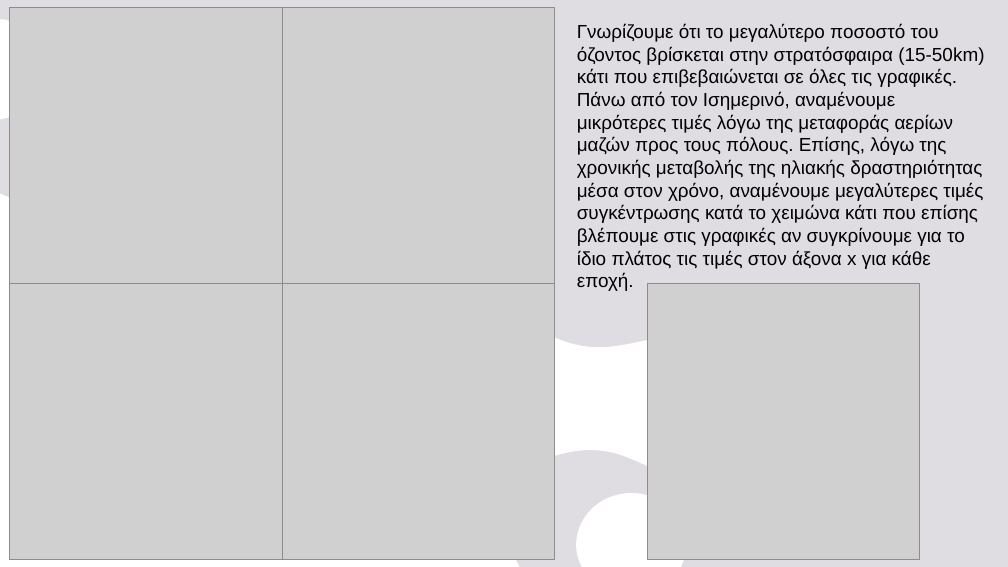
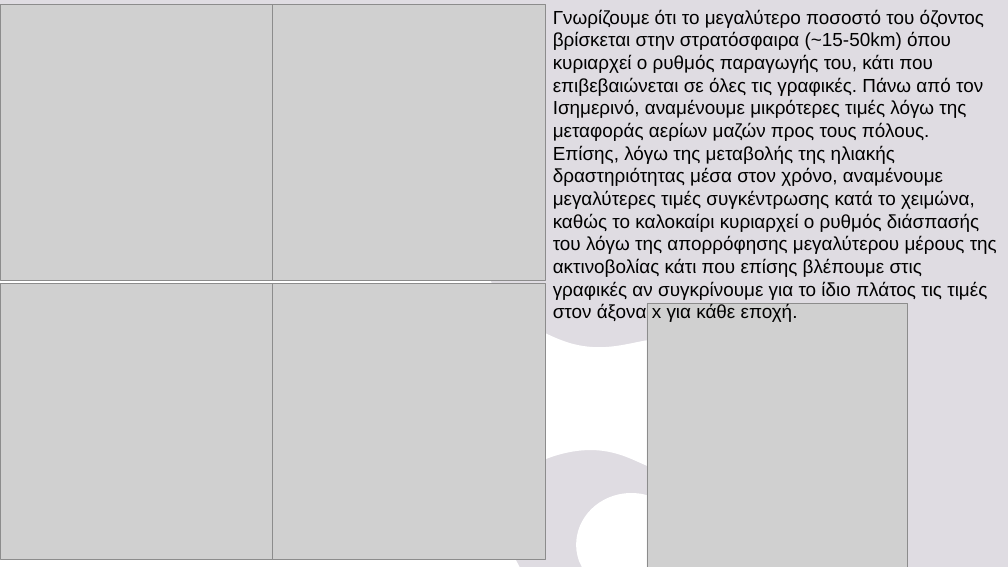
Before and after one commit to nadezsha/MSc---Applied-Meteorology-and-Environmental-Physics, a slide deck: slide 4 of Radiation and Atmosphere Interaction/Report 0/ΕργασίαΜηδέν.pptx. Drawn at 1008x567 pixels with LibreOffice and Linux fonts; fonts in the diff are those of the drawing; grey boxes stand for pictures. Boxes give left, top, right and bottom in pixels: in the first picture for what was removed or moved away, otherwise in the second. Text is boxed around its words. In the diff, an @@ line names an element or a change of style, - is before the commit and + after.

```diff
--- a/Radiation and Atmosphere Interaction/Report 0/ΕργασίαΜηδέν.pptx
+++ b/Radiation and Atmosphere Interaction/Report 0/ΕργασίαΜηδέν.pptx
@@ picture: place and size @@
-picture at <box>9,8,282,284</box>
+picture at <box>0,5,273,281</box>
@@ picture: place and size @@
-picture at <box>282,8,555,284</box>
+picture at <box>273,5,546,281</box>
@@ text at <box>553,9,997,322</box>: text changed @@
-Γνωρίζουμε ότι το μεγαλύτερο ποσοστό του όζοντος βρίσκεται στην στρατόσφαιρα (15-50km) κάτι που επιβεβαιώνεται σε όλες τις γραφικές. Πάνω από τον Ισημερινό, αναμένουμε μικρότερες τιμές λόγω της μεταφοράς αερίων μαζών προς τους πόλους. Επίσης, λόγω της χρονικής μεταβολής της ηλιακής δραστηριότητας μέσα στον χρόνο, αναμένουμε μεγαλύτερες τιμές συγκέντρωσης κατά το χειμώνα κάτι που επίσης βλέπουμε στις γραφικές αν συγκρίνουμε για το ίδιο πλάτος τις τιμές στον άξονα x για κάθε εποχή.
+Γνωρίζουμε ότι το μεγαλύτερο ποσοστό του όζοντος βρίσκεται στην στρατόσφαιρα (~15-50km) όπου κυριαρχεί ο ρυθμός παραγωγής του, κάτι που επιβεβαιώνεται σε όλες τις γραφικές. Πάνω από τον Ισημερινό, αναμένουμε μικρότερες τιμές λόγω της μεταφοράς αερίων μαζών προς τους πόλους. Επίσης, λόγω της μεταβολής της ηλιακής δραστηριότητας μέσα στον χρόνο, αναμένουμε μεγαλύτερες τιμές συγκέντρωσης κατά το χειμώνα, καθώς το καλοκαίρι κυριαρχεί ο ρυθμός διάσπασής του λόγω της απορρόφησης μεγαλύτερου μέρους της ακτινοβολίας κάτι που επίσης βλέπουμε στις γραφικές αν συγκρίνουμε για το ίδιο πλάτος τις τιμές στον άξονα x για κάθε εποχή.
@@ picture: place and size @@
-picture at <box>9,284,282,560</box>
+picture at <box>0,284,273,560</box>
@@ picture: place and size @@
-picture at <box>282,284,555,560</box>
+picture at <box>273,284,546,560</box>
@@ picture: place and size @@
-picture at <box>647,284,920,560</box>
+picture at <box>647,303,908,567</box>
```
Also in this commit, not shown: 3 other slides changed, 4 slides added, 5 slides removed.
